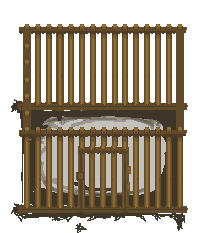
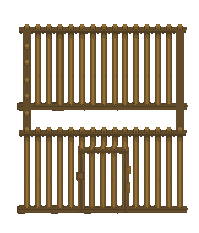
Revision of a layered 199x233 image; what changed, layer by layer:
hid "chao_jaula" over [11, 99, 185, 233]
